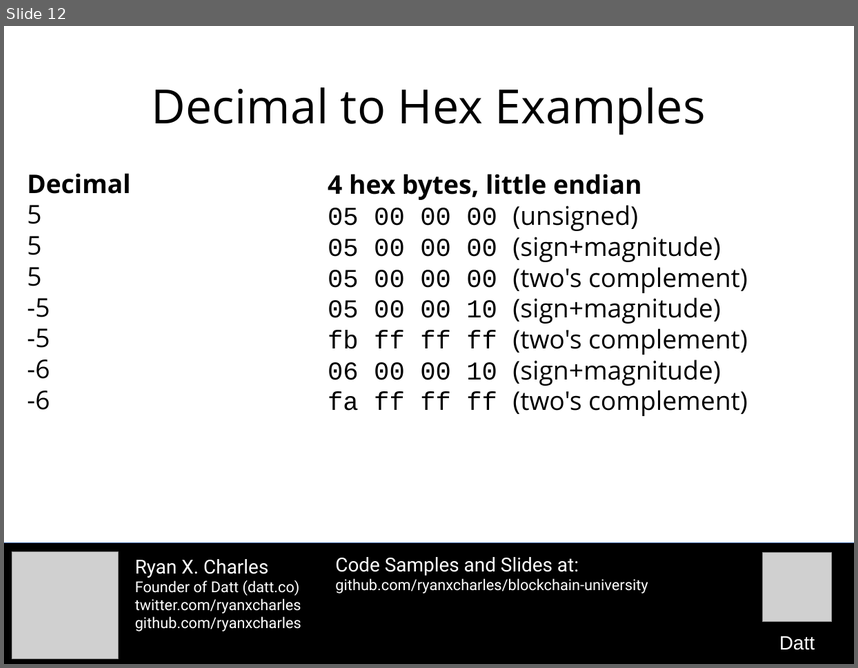
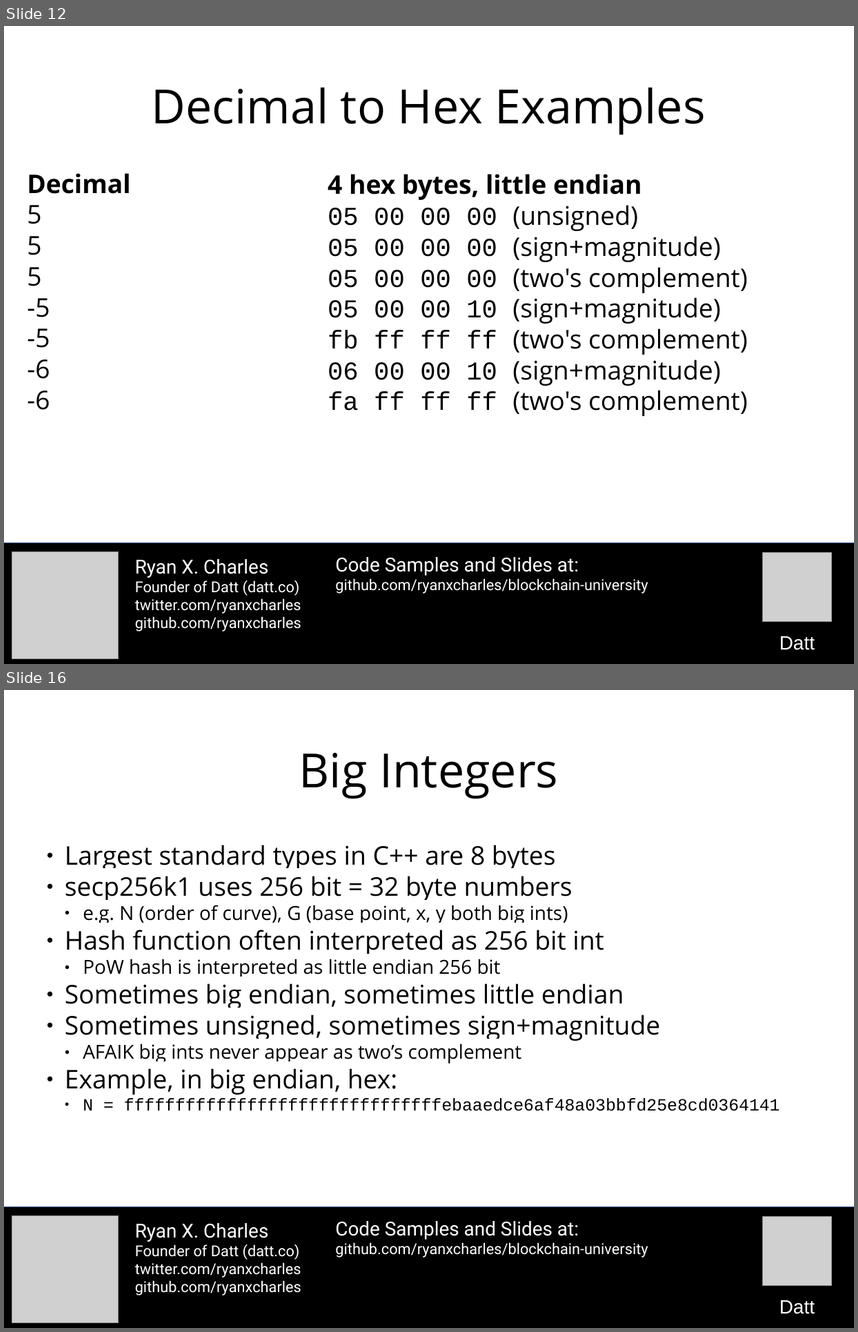
Before and after one commit to camelash/blockchain-university, a slide deck: slides/2015-10-26-transactions-and-blocks.odp. Shown one above the other, each under a label of ours: slide 12 before the commit, slides 12 and 16 after it; the slides between them are not shown. The pictures are 858x668 and 858x1332 pixels, drawn with LibreOffice and Linux fonts; fonts in the diff are those of the drawing; grey boxes stand for pictures. Boxes give left, top, right and bottom in pixels: in the first picture for what was removed or moved away, otherwise in the second. Text is boxed around its words. In the diff, an @@ line names an element or a change of style, - is before the commit and + after.

```diff
--- a/slides/2015-10-26-transactions-and-blocks.odp
+++ b/slides/2015-10-26-transactions-and-blocks.odp
@@ slide 16 added at <box>4,690,854,1328</box>, background #FFFFFF @@
@@ title added at <box>299,753,558,799</box>, 44 pt, text #000000 @@
+Big Integers
@@ text added at <box>65,845,660,1110</box>, 24 pt, text #000000 @@
+● Largest standard types in C++ are 8 bytes
+● secp256k1 uses 256 bit = 32 byte numbers
+  ● e.g. N (order of curve), G (base point, x, y both big ints)
+● Hash function often interpreted as 256 bit int
+  ● PoW hash is interpreted as little endian 256 bit
+● Sometimes big endian, sometimes little endian
+● Sometimes unsigned, sometimes sign+magnitude
+  ● AFAIK big ints never appear as two’s complement
+● Example, in big endian, hex:
+  ● N = fffffffffffffffffffffffffffffffebaaedce6af48a03bbfd25e8cd0364141
@@ rectangle added at <box>4,1207,854,1328</box>, fill #000000, outline #3465A4 0 pt @@
@@ picture added at <box>12,1215,119,1323</box> @@
@@ text added at <box>135,1223,301,1295</box>, 14 pt, text #FFFFFF @@
+Ryan X. Charles
+Founder of Datt (datt.co)
+twitter.com/ryanxcharles
+github.com/ryanxcharles
@@ text added at <box>335,1221,648,1257</box>, 14 pt, text #FFFFFF @@
+Code Samples and Slides at:
+github.com/ryanxcharles/blockchain-university
@@ picture added at <box>763,1216,833,1285</box> @@
@@ text added at <box>780,1299,815,1314</box>, 18 pt, text #FFFFFF @@
+Datt
```
Also in this commit, not shown: 2 slides changed, 34 other slides added, 1 other file.
